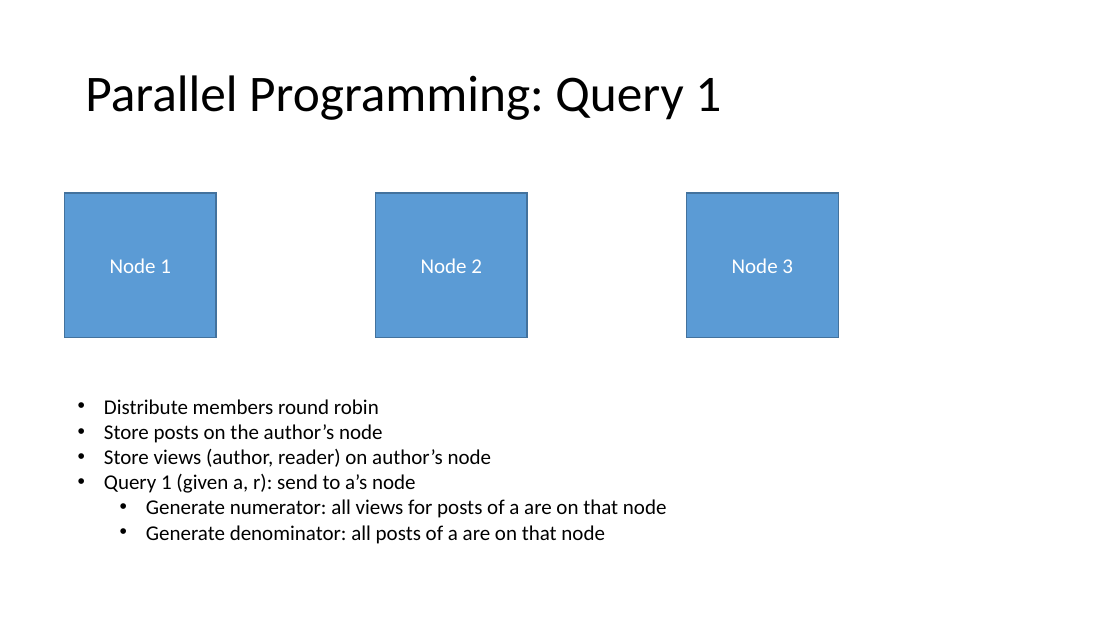
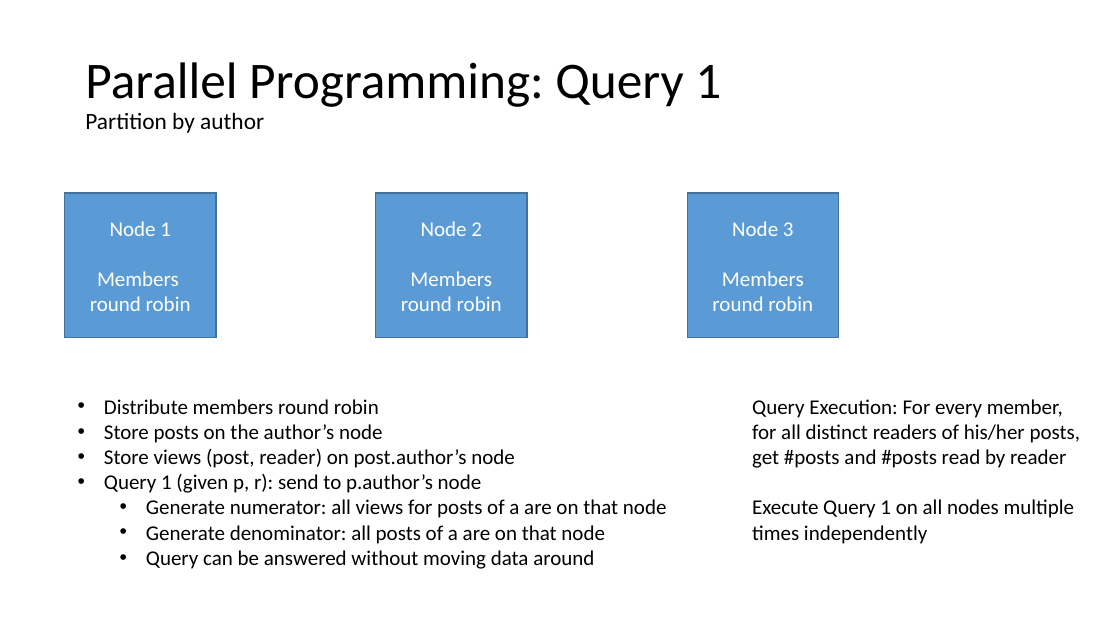
Before and after one commit to matthias-springer/cse190-database-analytics, a slide deck: slide 30 of presentation/presentation.pptx (slide 25 before the commit). Drawn at 1120x630 pixels with LibreOffice and Linux fonts; fonts in the diff are those of the drawing. Boxes give left, top, right and bottom in pixels: in the first picture for what was removed or moved away, otherwise in the second. Text is boxed around its words. In the diff, an @@ line names an element or a change of style, - is before the commit and + after.

```diff
--- a/presentation/presentation.pptx
+++ b/presentation/presentation.pptx
@@ title at <box>85,62,721,133</box>: text changed @@
-Parallel Programming: Query 1
+Parallel Programming: Query 1
+Partition by author
@@ text in rectangle at <box>90,221,191,311</box>: text changed @@
-Node 1
+Node 1
+Members
+round robin
@@ text in rectangle at <box>401,221,502,311</box>: text changed @@
-Node 2
+Node 2
+Members
+round robin
@@ text in rectangle at <box>712,221,813,311</box>: text changed @@
-Node 3
+Node 3
+Members
+round robin
@@ text added at <box>752,399,1081,544</box>, 18 pt, text #000000 @@
+Query Execution: For every member,
+for all distinct readers of his/her posts,
+get #posts and #posts read by reader
+Execute Query 1 on all nodes multiple
+times independently
@@ text at <box>104,449,515,493</box>: text changed @@
-• Store views (author, reader) on author’s node
-• Query 1 (given a, r): send to a’s node
+• Store views (post, reader) on post.author’s node
+• Query 1 (given p, r): send to p.author’s node
@@ text at <box>146,550,594,569</box>: paragraph added @@
+  • Query can be answered without moving data around
```
Also in this commit, not shown: 15 other slides changed, 11 slides added, 2 slides removed.
